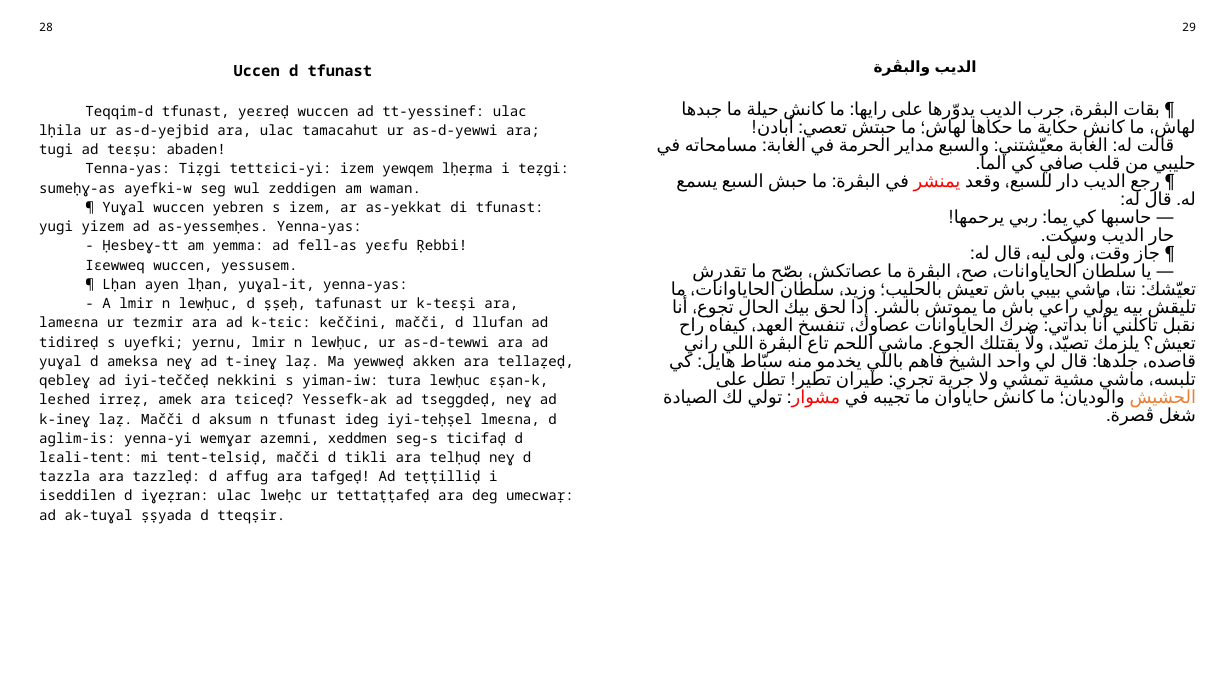
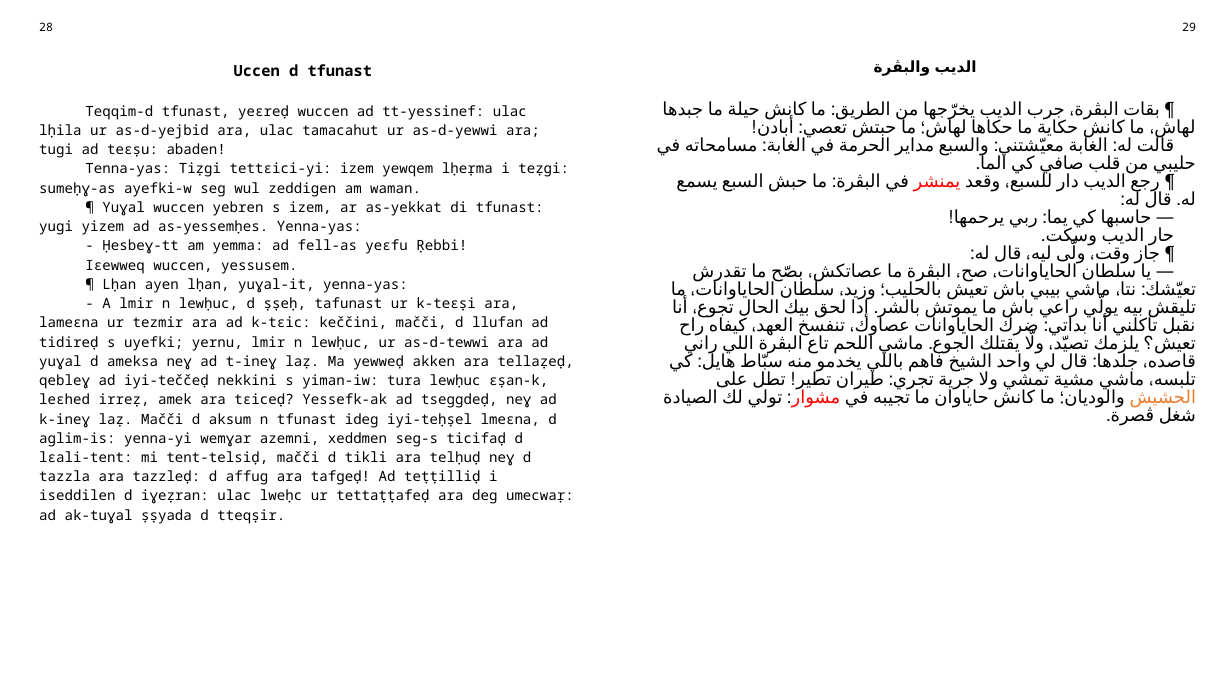
Before and after one commit to sferhah/tamacahut_n_wuccen, a slide deck: slide 10 of Uccen.ConsoleApp/uccen.arq.pptx. Drawn at 1232x693 pixels with LibreOffice and Linux fonts; fonts in the diff are those of the drawing. Boxes give left, top, right and bottom in pixels: in the first picture for what was removed or moved away, otherwise in the second. Text is boxed around its words. In the diff, an @@ line names an element or a change of style, - is before the commit and + after.

```diff
--- a/Uccen.ConsoleApp/uccen.arq.pptx
+++ b/Uccen.ConsoleApp/uccen.arq.pptx
@@ table at [30, 15, 1205, 668] @@
-row 3, column 3: ¶ بقات البڨرة، جرب الديب يدوّرها على رايها: ما كانش حيلة ما جبدها لهاش، ما كانش حكاية ما حكاها لهاش؛ ما حبتش تعصي: أبادن! / قالت له: الغابة معيّشتني: والسبع مداير الحرمة في الغابة: مسامحاته في حليبي من قلب صافي كي الما. / ¶ رجع الديب دار للسبع، وقعد يمنشر في البڨرة: ما حبش السبع يسمع له. قال له: / — حاسبها كي يما: ربي يرحمها! / حار الديب وسكت. / ¶ جاز وقت، ولّى ليه، قال له: / — يا سلطان الحاياوانات، صح، البڨرة ما عصاتكش، بصّح ما تقدرش تعيّشك: نتا، ماشي بيبي باش تعيش بالحليب؛ وزيد، سلطان الحاياوانات، ما تليقش بيه يولّي راعي باش ما يموتش بالشر. إدا لحق بيك الحال تجوع، أنا نقبل تاكلني أنا بداتي: ضرك الحاياوانات عصاوك، تنفسخ العهد، كيفاه راح تعيش؟ يلزمك تصيّد، ولّا يقتلك الجوع. ماشي اللحم تاع البڨرة اللي راني قاصده، جلدها: قال لي واحد الشيخ فاهم باللي يخدمو منه سبّاط هايل: كي تلبسه، ماشي مشية تمشي ولا جرية تجري: طيران تطير! تطل على الحشيش والوديان؛ ما كانش حاياوان ما تجيبه في مشوار: تولي لك الصيادة شغل ڨصرة.
+row 3, column 3: ¶ بقات البڨرة، جرب الديب يخرّجها من الطريق: ما كانش حيلة ما جبدها لهاش، ما كانش حكاية ما حكاها لهاش؛ ما حبتش تعصي: أبادن! / قالت له: الغابة معيّشتني: والسبع مداير الحرمة في الغابة: مسامحاته في حليبي من قلب صافي كي الما. / ¶ رجع الديب دار للسبع، وقعد يمنشر في البڨرة: ما حبش السبع يسمع له. قال له: / — حاسبها كي يما: ربي يرحمها! / حار الديب وسكت. / ¶ جاز وقت، ولّى ليه، قال له: / — يا سلطان الحاياوانات، صح، البڨرة ما عصاتكش، بصّح ما تقدرش تعيّشك: نتا، ماشي بيبي باش تعيش بالحليب؛ وزيد، سلطان الحاياوانات، ما تليقش بيه يولّي راعي باش ما يموتش بالشر. إدا لحق بيك الحال تجوع، أنا نقبل تاكلني أنا بداتي: ضرك الحاياوانات عصاوك، تنفسخ العهد، كيفاه راح تعيش؟ يلزمك تصيّد، ولّا يقتلك الجوع. ماشي اللحم تاع البڨرة اللي راني قاصده، جلدها: قال لي واحد الشيخ فاهم باللي يخدمو منه سبّاط هايل: كي تلبسه، ماشي مشية تمشي ولا جرية تجري: طيران تطير! تطل على الحشيش والوديان؛ ما كانش حاياوان ما تجيبه في مشوار: تولي لك الصيادة شغل ڨصرة.
```
Also in this commit, not shown: 5 other files.
